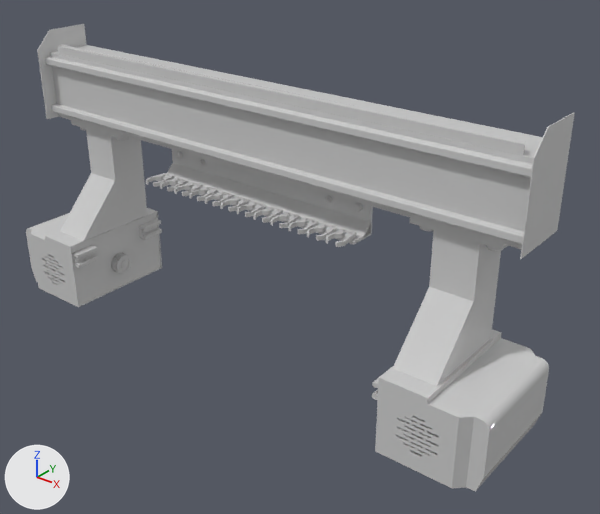
The glTF model public/models/YBODY.glb, before and after one commit.
Both versions are drawn from a camera (50 mm lens) standing at (2.46, -0.83, 1.25) and looking at (0.79, 1.26, -0.04). Every picture has the same lights, and +X, +Y and +Z are marked at lower left. The first picture is the older version. Where no turn or scale is listed for an object, it has been applied to the vertices. Vertices at exactly the same position are counted once.

The first picture shows 'Y'.
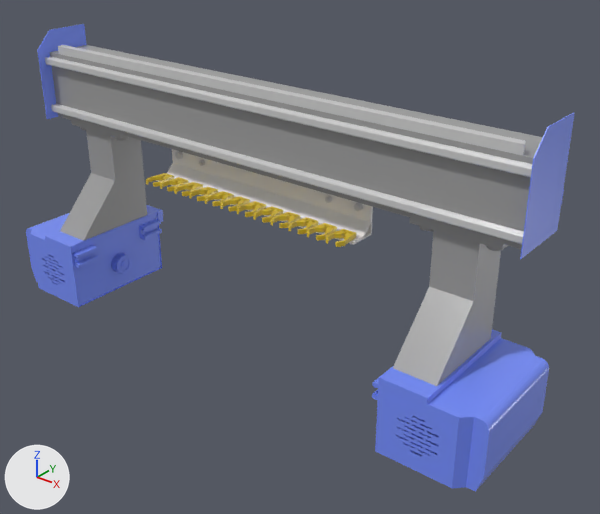
Where the newer file only moved an object's origin or applied its transform, the numbers keep the older frame.

Where the change shows, as pixel boxes [x1, y1, x2, y2] in the pictures (600 x 514 px):
part 1 of me_y, built on: before [26, 47, 549, 488]; after [53, 45, 564, 477]
part 2 of me_y, recoloured: [30, 24, 575, 491] in both
part 3 of me_y, recoloured: [58, 113, 541, 386] in both
part 4 of me_y, recoloured: [146, 175, 356, 247] in both
part 5 of me_y, recoloured: before [181, 154, 362, 245]; after [167, 154, 370, 245]

Edits to the bpy script that builds the scene:
```text
Add mat_paintmetallicblue:
    mat_paintmetallicblue = principled_material('PaintMetallicBlue')
    mat_paintmetallicblue.base_color = (0.188, 0.282, 1.0)  # blue #7891ff
    mat_paintmetallicblue.roughness = 0.3
Add mat_paintmetallicdarkgrey:
    mat_paintmetallicdarkgrey = principled_material('PaintMetallicDarkGrey')
    mat_paintmetallicdarkgrey.base_color = (0.349, 0.349, 0.349)  # grey #9f9f9f
    mat_paintmetallicdarkgrey.roughness = 0.3
Add mat_polymidekapton:
    mat_polymidekapton = principled_material('PolymideKapton')
    mat_polymidekapton.base_color = (0.784, 0.557, 0.0275)  # yellow #e5c52e
    mat_polymidekapton.roughness = 0.3
Add mat_paintmetallicsilver:
    mat_paintmetallicsilver = principled_material('PaintMetallicSilver')
    mat_paintmetallicsilver.base_color = (0.985, 0.98, 0.961)  # white #fdfdfb
    mat_paintmetallicsilver.roughness = 0.3
Add mat_aluminumnitridealn:
    mat_aluminumnitridealn = principled_material('AluminumnitrideAlN')
    mat_aluminumnitridealn.base_color = (0.851, 0.827, 0.788)  # white #eeebe6
    mat_aluminumnitridealn.roughness = 0.447
Add mat_steelsatin:
    mat_steelsatin = principled_material('SteelSatin')
    mat_steelsatin.base_color = (0.626, 0.626, 0.626)  # light grey #cfcfcf
    mat_steelsatin.roughness = 0.3
Change me_y:
    used by ob_y; location = (0.0, 0.0, 0.0)
    remove me_y.from_pydata(...)  # 16146 vertices, 32592 faces; spans x -0.41..1.71, y 0.91..1.58, z -0.39..0.63
    add me_y.from_pydata(...)  # 12260 vertices, 24800 faces; spans x -0.41..1.71, y 0.9..1.58, z -0.39..0.63
    me_y part 1: 1067 vertices moved within x -0.4..1.71, y 0.91..1.58, z -0.32..0.58; 4860 vertices removed from x -0.41..1.71, y 0.91..1.58, z -0.33..0.58; 974 vertices added at x -0.25..1.64, y 0.92..1.57, z -0.32..0.58
    me_y part 2: 521 faces spanning x -0.41..1.71, y 0.9..1.36, z -0.39..0.63 switch from mat_material__27 (light grey #cfcfcf) to mat_paintmetallicblue (blue #7891ff)
    me_y part 3: 336 faces spanning x -0.38..1.68, y 0.97..1.36, z -0.12..0.55 switch from mat_material__27 (light grey #cfcfcf) to mat_paintmetallicdarkgrey (grey #9f9f9f)
    me_y part 4: 768 faces spanning x 0.2..1.1, y 1.07..1.17, z 0.15..0.17 switch from mat_material__27 (light grey #cfcfcf) to mat_polymidekapton (yellow #e5c52e)
    me_y part 5: 26 faces spanning x 0.19..1.11, y 1.14..1.24, z 0.14..0.25 switch from mat_material__27 (light grey #cfcfcf) to mat_aluminumnitridealn (white #eeebe6)
    add me_y.materials.append(mat_paintmetallicsilver)  # white #fdfdfb
    add me_y.materials.append(mat_steelsatin)  # light grey #cfcfcf
```
